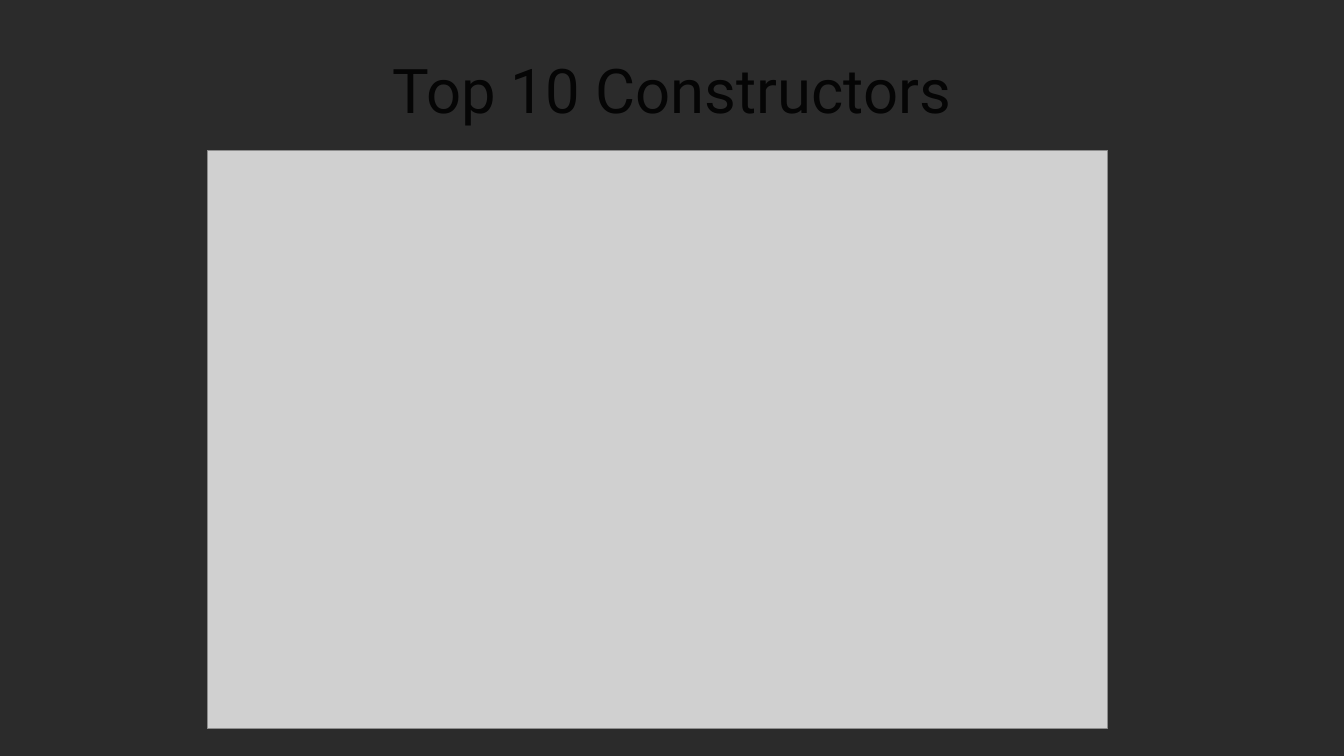
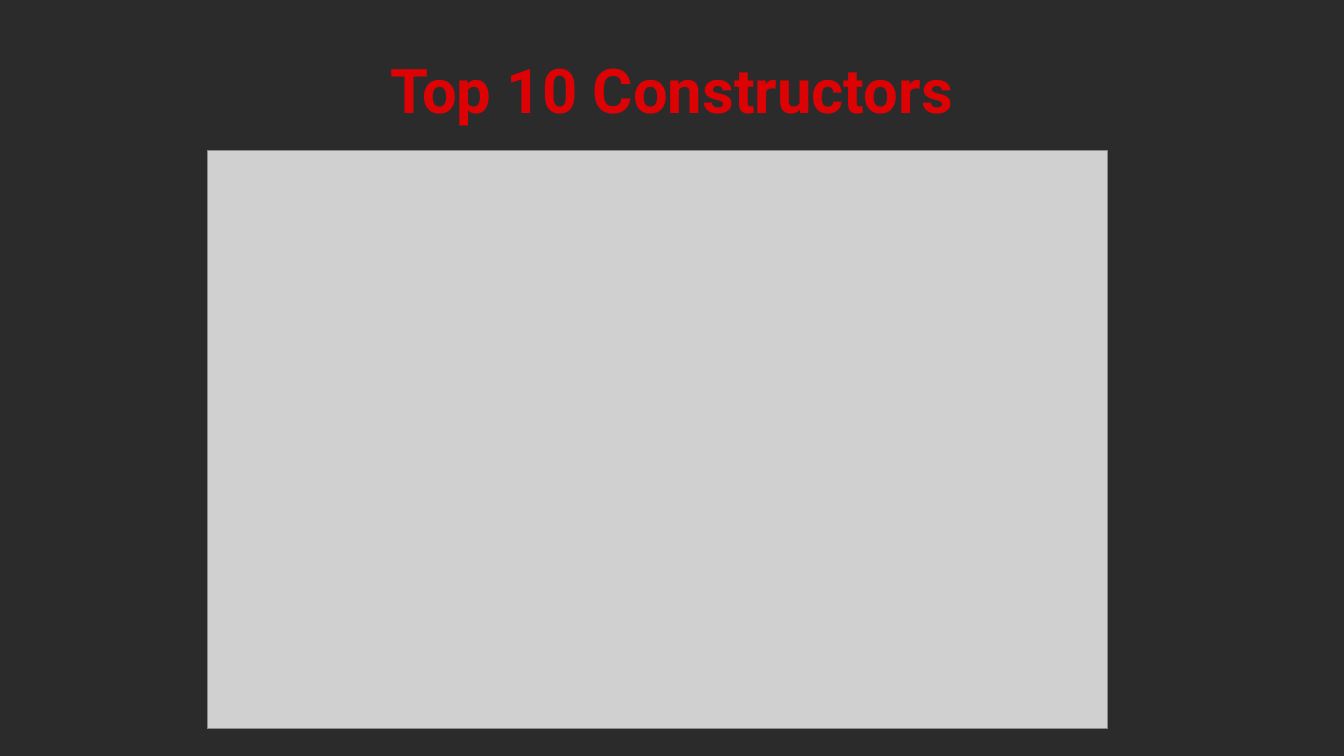
Before and after one commit to MateuszMajak/R_Visual, a slide deck: slide 5 of Presentation/F1_Presentation_Moyo_Majak.pptx. Drawn at 1344x756 pixels with LibreOffice and Linux fonts; fonts in the diff are those of the drawing; grey boxes stand for pictures; background and template pictures are left out; a plain dark background stands for a picture behind light text. Boxes give left, top, right and bottom in pixels: in the first picture for what was removed or moved away, otherwise in the second. Text is boxed around its words. In the diff, an @@ line names an element or a change of style, - is before the commit and + after.

```diff
--- a/Presentation/F1_Presentation_Moyo_Majak.pptx
+++ b/Presentation/F1_Presentation_Moyo_Majak.pptx
@@ title "Top 10 Constructors" at (390, 68, 953, 126): text colour #050505 to #DD0305, bold on @@
```
Also in this commit, not shown: 2 other slides changed, 4 slides added, 3 slides removed, 1 other file.
